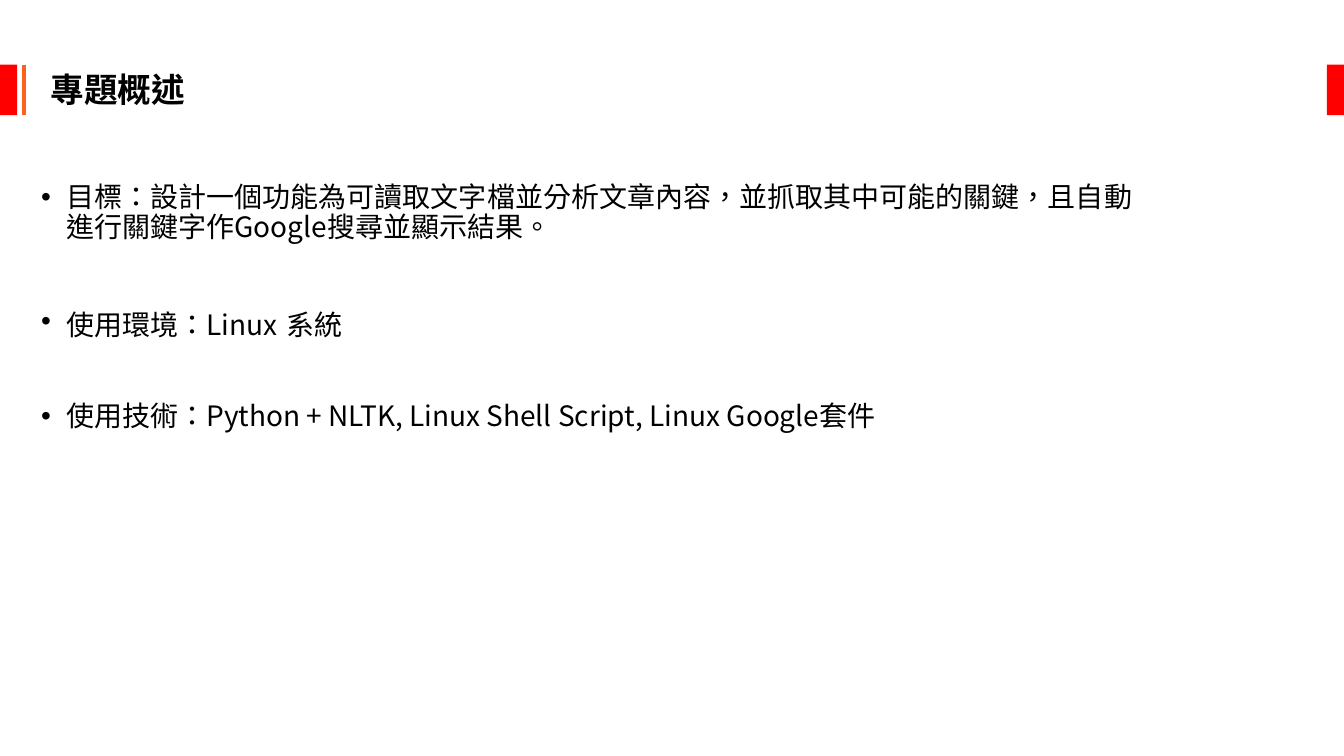
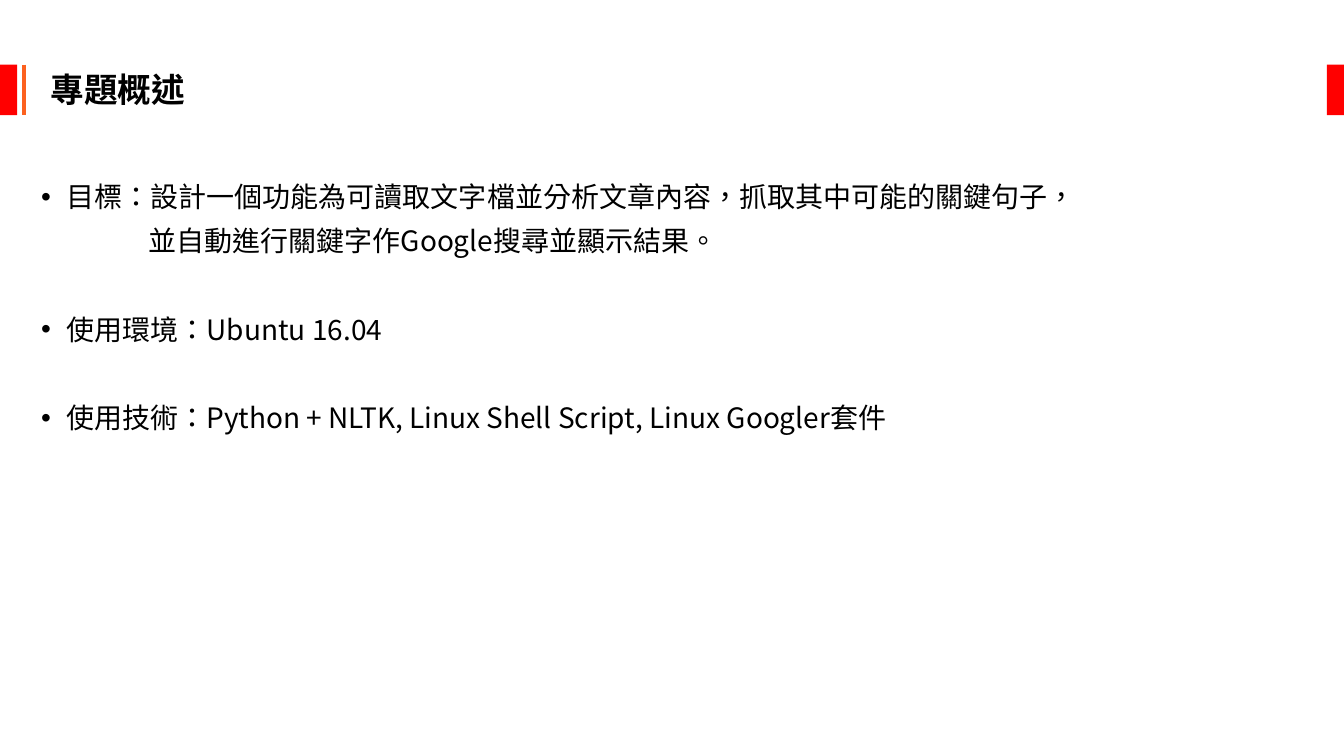
Before and after one commit to jameschun0958/Unix_FianlProject, a slide deck: slide 3 of Unix期末報告.pptx. Drawn at 1344x756 pixels with LibreOffice and Linux fonts; fonts in the diff are those of the drawing. Boxes give left, top, right and bottom in pixels: in the first picture for what was removed or moved away, otherwise in the second. Text is boxed around its words. In the diff, an @@ line names an element or a change of style, - is before the commit and + after.

Commit message:
add a new PPT

```diff
--- a/Unix期末報告.pptx
+++ b/Unix期末報告.pptx
@@ text at [66,183,1076,435]: text changed @@
-• 目標：設計一個功能為可讀取文字檔並分析文章內容，並抓取其中可能的關鍵，且自動 進行關鍵字作Google搜尋並顯示結果。
-• 使用環境：Linux 系統
-• 使用技術：Python + NLTK, Linux Shell Script, Linux Google套件
+• 目標：設計一個功能為可讀取文字檔並分析文章內容，抓取其中可能的關鍵句子，
+並自動進行關鍵字作Google搜尋並顯示結果。
+• 使用環境：Ubuntu 16.04
+• 使用技術：Python + NLTK, Linux Shell Script, Linux Googler套件
```
Also in this commit, not shown: 3 other slides changed.
